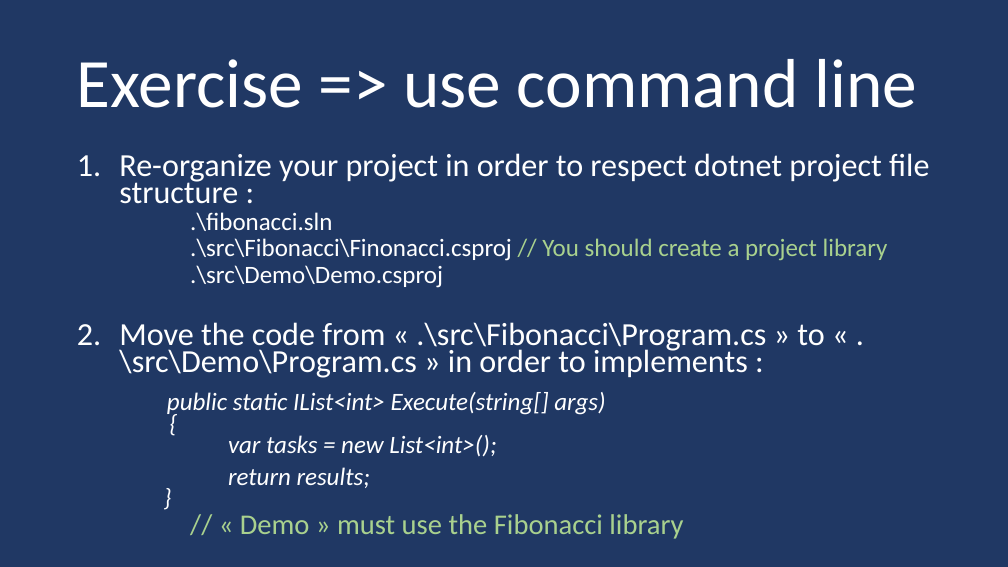
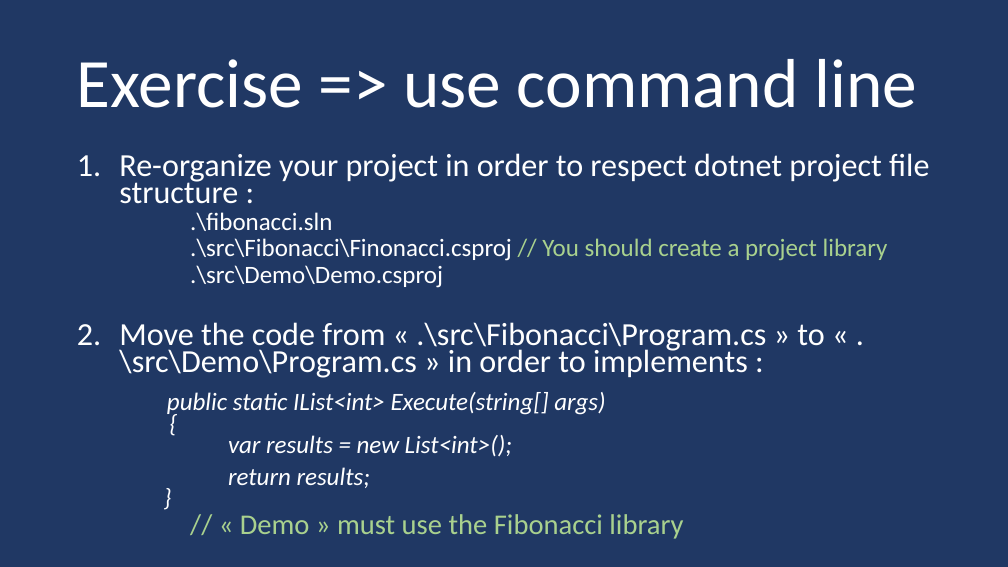
Before and after one commit to guillaume-chervet/course.dotnet, a slide deck: slide 88 of documentations/dotnet.pptx. Drawn at 1008x567 pixels with LibreOffice and Linux fonts; fonts in the diff are those of the drawing. Boxes give left, top, right and bottom in pixels: in the first picture for what was removed or moved away, otherwise in the second. Text is boxed around its words. In the diff, an @@ line names an element or a change of style, - is before the commit and + after.

```diff
--- a/documentations/dotnet.pptx
+++ b/documentations/dotnet.pptx
@@ text at (167, 392, 605, 457): text changed @@
-public static IList<int> Execute(string[] args)
-{
-var tasks = new List<int>();
+public static IList<int> Execute(string[] args)
+{
+var results = new List<int>();
```
Also in this commit, not shown: 2 other slides changed, 8 other files.
